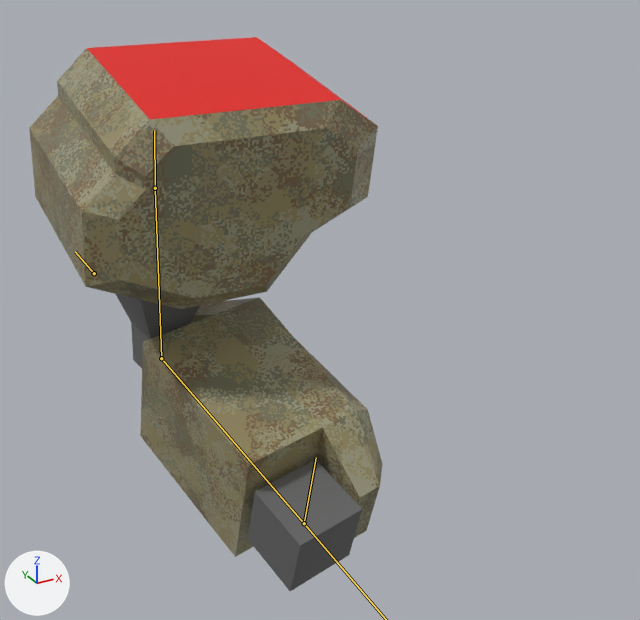
Renders of the Blender file resources/mechparts/arml/mech_arml05.blend from each side of a commit.
Rendered twice from a 50 mm camera at (-0.272, -1.36, 0.399) aimed at (0.321, -0.282, -0.14). The axes (+X, +Y, +Z) are drawn at lower left. The lights are the same throughout. Both versions are drawn at frame 15 of the action 'shoot_in'; the numbers are the values there. The bones that bend it are drawn over the model as lines.

Names of what the first picture shows: 'arm'.
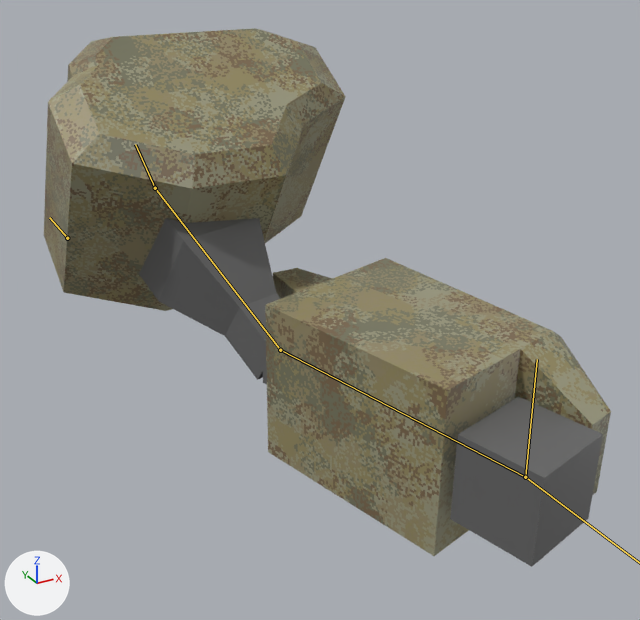
Changed parts and their boxes [x1, y1, x2, y2] in the pictures (640 x 620 px):
'arm', posed (60% wider): before [29, 37, 383, 591]; after [44, 28, 611, 567]
bone 'arm_ik_pole', root to tip: before (94, 273) to (75, 251); after (67, 238) to (49, 217)

The change in detail:
Bone 'arm_ik_pole' (bone_arm_ik_pole) moves from (-0.039, 0.0, 0.074) to (-0.083, 0.0, 0.156).
Bone 'arm_ik_target' (bone_arm_ik_target) moves from (-0.095, 0.332, 0.247) to (-0.2, 0.7, 0.521).
